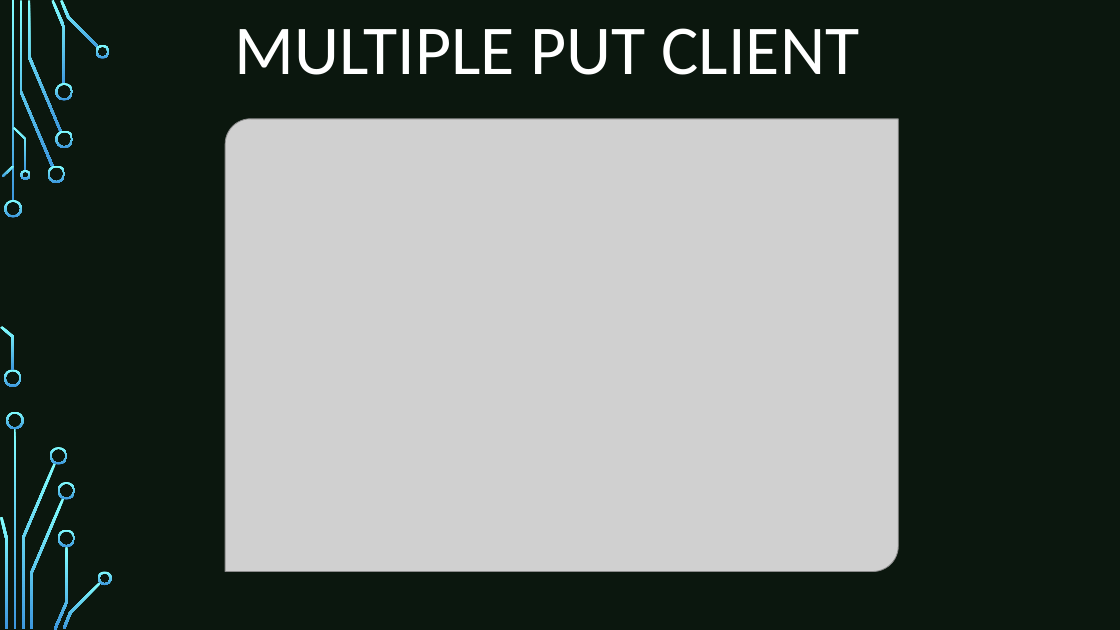
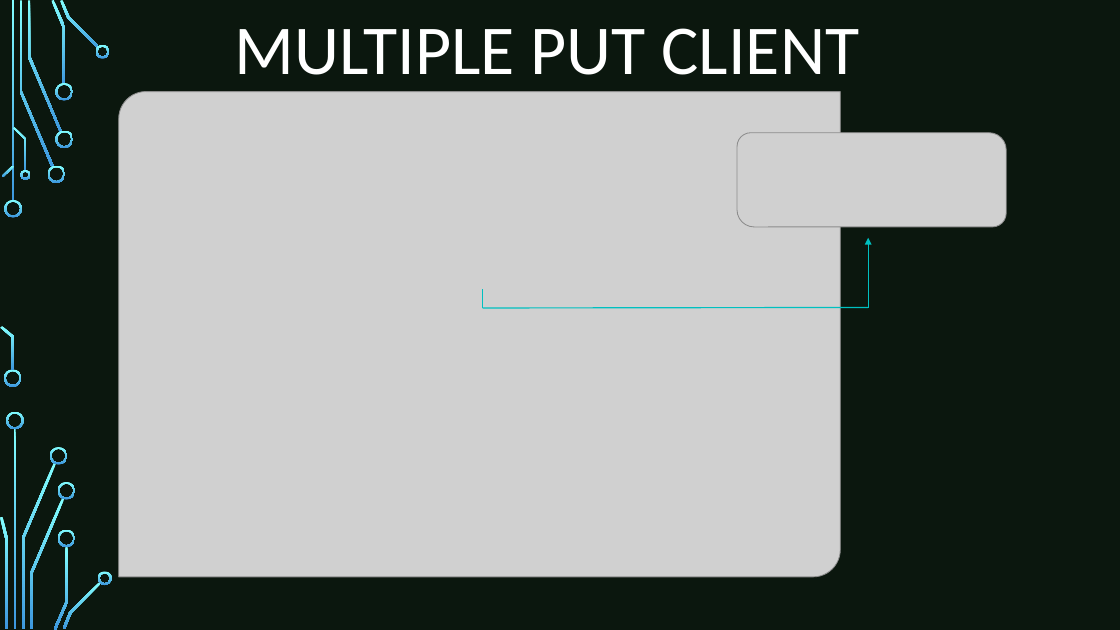
Before and after one commit to FlippaFloppa/Reti-di-Calcolatori-gruppo-Lore, a slide deck: slide 7 of Esercitazione_2/esercitazione2.pptx. Drawn at 1120x630 pixels with LibreOffice and Linux fonts; fonts in the diff are those of the drawing; grey boxes stand for pictures; background and template pictures are left out. Boxes give left, top, right and bottom in pixels: in the first picture for what was removed or moved away, otherwise in the second. Text is boxed around its words. In the diff, an @@ line names an element or a change of style, - is before the commit and + after.

```diff
--- a/Esercitazione_2/esercitazione2.pptx
+++ b/Esercitazione_2/esercitazione2.pptx
@@ picture: place and size @@
-picture at box(225, 118, 898, 571)
+picture at box(118, 92, 840, 577)
@@ picture added at box(737, 133, 1006, 227) @@
@@ arrow added from (869, 308) to (869, 238), #00C0C0 1 pt @@
@@ line added from (483, 289) to (483, 308), #00C0C0 1 pt @@
@@ line added from (483, 308) to (869, 308), #00C0C0 1 pt @@
```
Also in this commit, not shown: 5 other slides changed.
